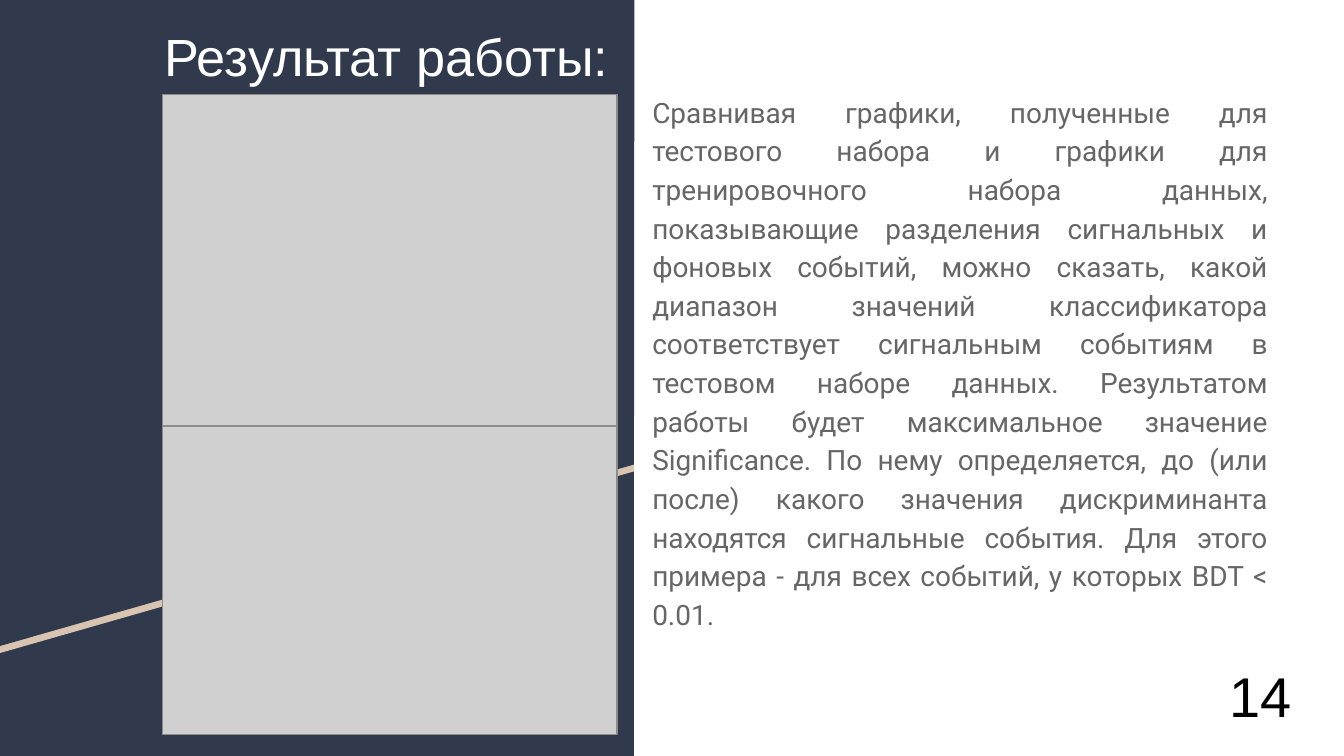
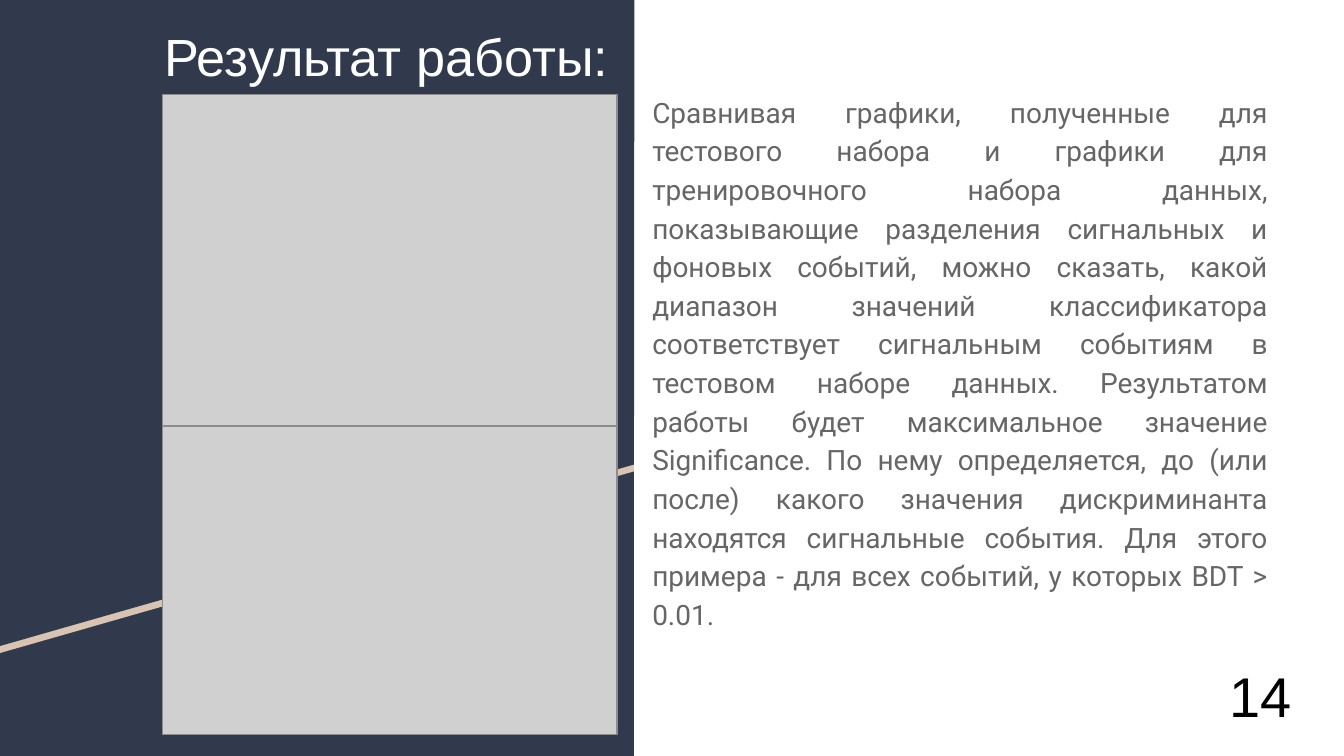
Before and after one commit to AlexanderUzunyan/TestProject, a slide deck: slide 18 of neuro/doc/TMVA.odp. Drawn at 1344x756 pixels with LibreOffice and Linux fonts; fonts in the diff are those of the drawing; grey boxes stand for pictures. Boxes give left, top, right and bottom in pixels: in the first picture for what was removed or moved away, otherwise in the second. Text is boxed around its words. In the diff, an @@ line names an element or a change of style, - is before the commit and + after.

```diff
--- a/neuro/doc/TMVA.odp
+++ b/neuro/doc/TMVA.odp
@@ text at [652,102,1268,625]: text changed @@
-Сравнивая графики, полученные для тестового набора и графики для тренировочного набора данных, показывающие разделения сигнальных и фоновых событий, можно сказать, какой диапазон значений классификатора соответствует сигнальным событиям в тестовом наборе данных. Результатом работы будет максимальное значение Significance. По нему определяется, до (или после) какого значения дискриминанта находятся сигнальные события. Для этого примера - для всех событий, у которых BDT < 0.01.
+Сравнивая графики, полученные для тестового набора и графики для тренировочного набора данных, показывающие разделения сигнальных и фоновых событий, можно сказать, какой диапазон значений классификатора соответствует сигнальным событиям в тестовом наборе данных. Результатом работы будет максимальное значение Significance. По нему определяется, до (или после) какого значения дискриминанта находятся сигнальные события. Для этого примера - для всех событий, у которых BDT > 0.01.
```
Also in this commit, not shown: 15 other slides changed.
